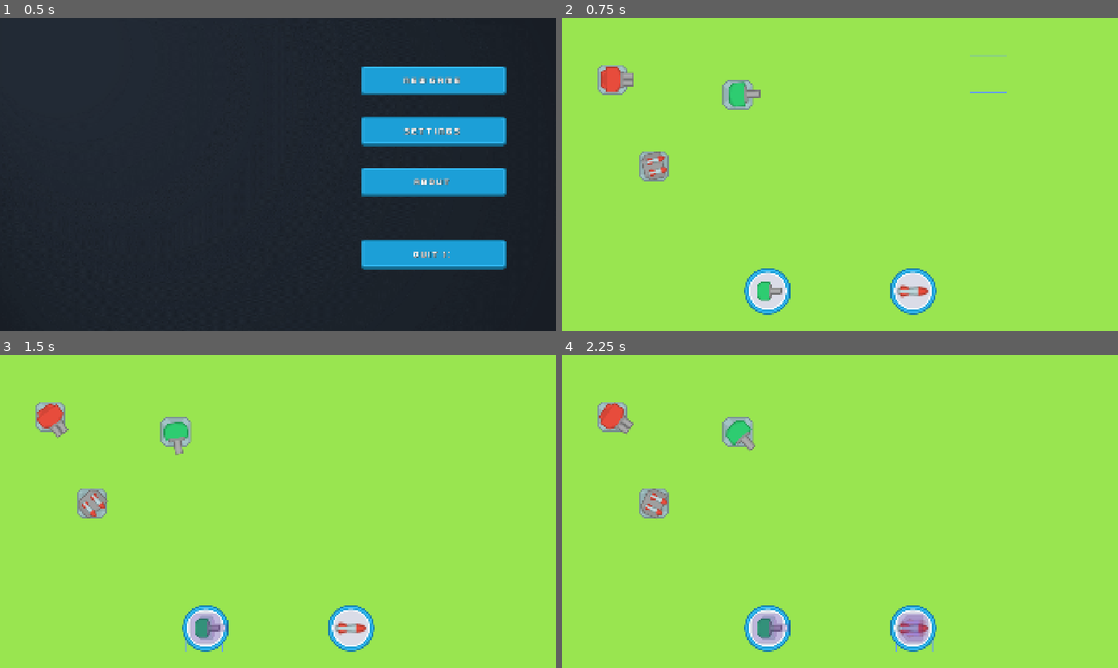
Above: before the commit, frames 1-4 (two rows, left to right).
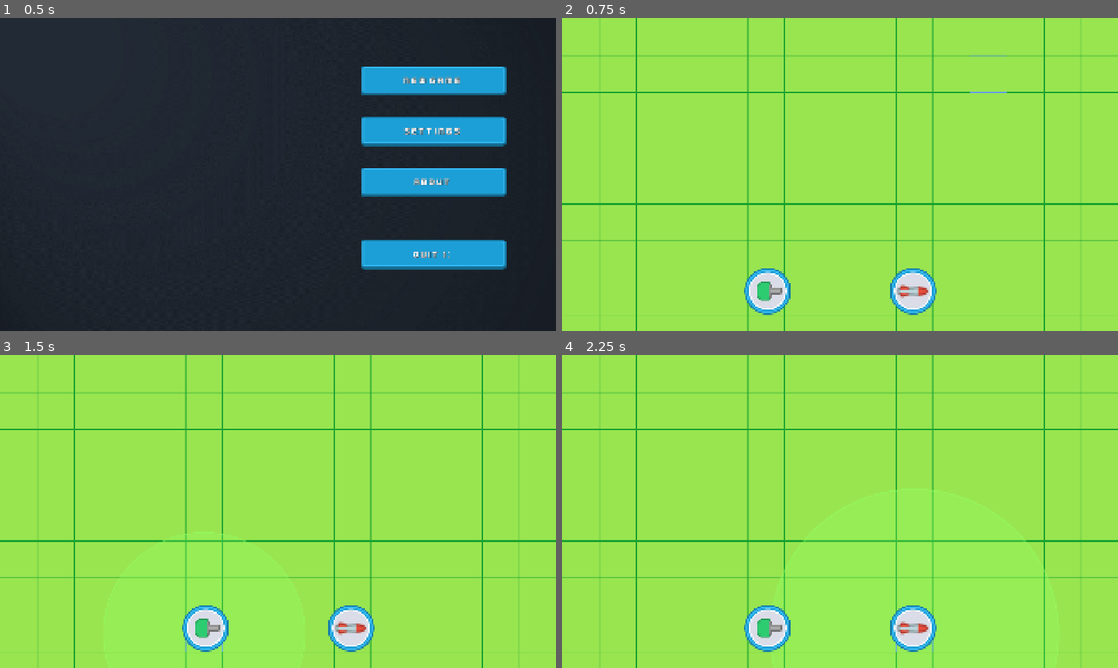
Above: after the commit, the same moments.

Repository: neoandersson321-alt/BaseBuilder-ht25-vt26
Game: Godot game, scene res://Scenes/scene_handler.tscn
The game is run twice, just before and just after one commit, with the same random seed, the same clock (stepped at 60 frames per second) and the same inputs.
Inputs (mouse positions are in pixels of both pictures, inside the frame that each line leads up to):
- Up to frame 1 (0.5 s): no input
- Up to frame 2 (0.75 s): click "New Game" at 0.5 s
- Up to frame 3 (1.5 s): click (205, 627) at 1.25 s
- Up to frame 4 (2.25 s): click (912, 627) at 2 s

Frame 1 is identical in both runs. In frame 2, 5.3% of the frame differs, in the area x 0-100%, y 0-100%; in frame 3, 5.8%; in frame 4, 6.3%.

Commit message:
fungerande tornplacing med range-indikatorer, tornen snappar till grid och de går ej att placera på varandra

Diff:
--- a/BaseBuilder/Scenes/GameScene.tscn
+++ b/BaseBuilder/Scenes/GameScene.tscn
@@ -7,10 +7,16 @@
 [ext_resource type="Script" uid="uid://dejioli3i5fyo" path="res://Scripts/ui.gd" id="3_kilg5"]
 [ext_resource type="Texture2D" uid="uid://4xvu43538p0d" path="res://Resources/Towers/towerDefense_tile251.png" id="4_jwv4s"]
 
-[node name="GameScene" type="Node2D"]
+[node name="GameScene" type="Node2D" node_paths=PackedStringArray("BaseLayer", "BuildingLayer", "OutlineLayer")]
 script = ExtResource("1_lohlh")
+BaseLayer = NodePath("GridMap/BaseLayer")
+BuildingLayer = NodePath("GridMap/BuildingLayer")
+OutlineLayer = NodePath("GridMap/OutlineLayer")
 
 [node name="GridMap" parent="." instance=ExtResource("1_jjgbg")]
+
+[node name="BuildingLayer" parent="GridMap" index="2"]
+modulate = Color(1, 1, 1, 1)
 
 [node name="UI" type="CanvasLayer" parent="."]
 script = ExtResource("3_kilg5")
@@ -22,6 +28,7 @@
 anchor_bottom = 1.0
 grow_horizontal = 2
 grow_vertical = 2
+mouse_filter = 2
 
 [node name="BuildBar" type="HBoxContainer" parent="UI/HUD"]
 custom_minimum_size = Vector2(1000, 200)
--- a/BaseBuilder/Scenes/grid_map.tscn
+++ b/BaseBuilder/Scenes/grid_map.tscn
@@ -3,9 +3,7 @@
 [ext_resource type="Script" uid="uid://b03a8t88lgck4" path="res://Scripts/tile_sets.gd" id="1_nsxs3"]
 [ext_resource type="Texture2D" uid="uid://dimd5qu6skijy" path="res://Resources/ex_tile.png" id="2_x3pud"]
 [ext_resource type="Texture2D" uid="uid://chmidepvewlcp" path="res://Resources/ex_outline.png" id="4_hkhje"]
-[ext_resource type="PackedScene" uid="uid://dm0q6hu2fwkjn" path="res://Scenes/Buildings/GunT1.tscn" id="4_p6vva"]
-[ext_resource type="PackedScene" uid="uid://i45ydlrsaqgo" path="res://Scenes/Buildings/GunT2.tscn" id="5_hkhje"]
-[ext_resource type="PackedScene" uid="uid://d1o7iy3dgp2pp" path="res://Scenes/Buildings/MissileT1.tscn" id="6_508yg"]
+[ext_resource type="Texture2D" uid="uid://d5dsdkaqpchd" path="res://Resources/transparent.png" id="4_nsxs3"]
 
 [sub_resource type="TileSetAtlasSource" id="TileSetAtlasSource_7mycd"]
 texture = ExtResource("2_x3pud")
@@ -25,25 +23,27 @@
 tile_size = Vector2i(128, 128)
 sources/0 = SubResource("TileSetAtlasSource_5vw27")
 
+[sub_resource type="TileSetAtlasSource" id="TileSetAtlasSource_x3pud"]
+texture = ExtResource("4_nsxs3")
+texture_region_size = Vector2i(128, 128)
+0:0/0 = 0
+
+[sub_resource type="TileSet" id="TileSet_p6vva"]
+tile_size = Vector2i(128, 128)
+sources/1 = SubResource("TileSetAtlasSource_x3pud")
+
 [node name="GridMap" type="Node2D"]
 script = ExtResource("1_nsxs3")
 
 [node name="BaseLayer" type="TileMapLayer" parent="."]
-unique_name_in_owner = true
 tile_set = SubResource("TileSet_272bh")
 
 [node name="OutlineLayer" type="TileMapLayer" parent="."]
-unique_name_in_owner = true
 z_index = 1
 tile_set = SubResource("TileSet_kek77")
 
+[node name="BuildingLayer" type="TileMapLayer" parent="."]
+modulate = Color(1, 1, 1, 0)
+tile_set = SubResource("TileSet_p6vva")
+
 [node name="Buildings" type="Node2D" parent="."]
-
-[node name="GunT1" parent="Buildings" instance=ExtResource("4_p6vva")]
-position = Vector2(606, 264)
-
-[node name="GunT2" parent="Buildings" instance=ExtResource("5_hkhje")]
-position = Vector2(172, 211)
-
-[node name="MissileT1" parent="Buildings" instance=ExtResource("6_508yg")]
-position = Vector2(316, 510)
--- a/BaseBuilder/Scripts/game_scene.gd
+++ b/BaseBuilder/Scripts/game_scene.gd
@@ -4,8 +4,13 @@
 
 var build_mode = false
 var build_valid = false
+var build_tile
 var build_location
 var build_type
+
+@export var BaseLayer: TileMapLayer
+@export var BuildingLayer: TileMapLayer
+@export var OutlineLayer: TileMapLayer
 
 func _ready() -> void:
 	map_node = $GridMap # ifall vi ska lägga till fler banor/genererade kartor
@@ -13,23 +18,71 @@
 	for i in get_tree().get_nodes_in_group("build_buttons"): # skapar en array med noderna i "build_buttons"
 		i.pressed.connect(initiate_build_mode.bind(i.name)) # callar ibm med namnet på i som parameter "tower_type"
 
+
 func _process(delta: float) -> void:
-	pass
+	if build_mode:
+		update_tower_preview()
+	_outline()
+
 
 func _unhandled_input(event: InputEvent) -> void:
-	pass
+	if event.is_action_released("RightClick") and build_mode:
+		cancel_build_mode()
+		print("yes")
+
+	if event.is_action_released("LeftClick") and build_mode:
+		verify_and_build()
+		cancel_build_mode()
+
 
 func initiate_build_mode(tower_type):
+	if build_mode:
+		cancel_build_mode()
 	build_type = tower_type + "T1"
 	build_mode = true
-	print(build_type)
 	$UI.set_tower_preview(build_type, get_global_mouse_position())
 
+
 func update_tower_preview():
-	pass
+	var mouse_position = get_local_mouse_position()
+	var current_tile = BuildingLayer.local_to_map(mouse_position)
+	var tile_position = BuildingLayer.map_to_local(current_tile)
+
+	# get_cell_source_id() gör att vi kan få tag på en cell, om den är tom blir resultatet == -1
+	if BuildingLayer.get_cell_source_id(current_tile) == -1: # Det vi kollar här är ifall det finns någon tile i vårat building lager
+		#for t in $GridMap/Buildings.get_children():
+			#print(t)
+			#if t.position == tile_position:
+				#$UI.update_tower_preview(tile_position, "ff2016a7")
+				#build_valid = false
+				#return
+		$UI.update_tower_preview(tile_position, "91ff63ca")
+		build_valid = true
+		build_location = tile_position
+		build_tile = current_tile
+	else: # Något finns på den tilen
+		$UI.update_tower_preview(tile_position, "ff2016a7")
+		build_valid = false
 
 func cancel_build_mode():
-	pass
+	build_mode = false
+	build_valid = false
+	$UI/BuildingPreview.free()
+	# spännande fel är tidigare, queue free fungerade ej utan free() behövdes, handlade om att vi refererar till
+	# namnet på noden i UI och då blir det skumt om man entrar build mode från build mode, nya noden hinner skapas innan
+	# den gamla togs bort
 
 func verify_and_build():
-	pass
+	if build_valid:
+		# kolla ifall spelaren har nog med resurser
+		var new_tower = load("res://Scenes/Buildings/" +build_type+ ".tscn").instantiate()
+		new_tower.position = build_location
+		$GridMap/Buildings.add_child(new_tower, true)
+		$GridMap/BuildingLayer.set_cell(build_tile, 0, Vector2i(0,0))
+
+func _outline():
+	var mouse_position = get_global_mouse_position()
+	var current_tile = BuildingLayer.local_to_map(mouse_position)
+
+	OutlineLayer.clear()
+	OutlineLayer.set_cell(current_tile, 0, Vector2i.ZERO)
--- a/BaseBuilder/Scripts/tile_sets.gd
+++ b/BaseBuilder/Scripts/tile_sets.gd
@@ -9,14 +9,11 @@
 var build_valid: bool = false
 var preview_node: Node
 
-@onready var base_layer: TileMapLayer = %BaseLayer
-@onready var outline_layer: TileMapLayer = %OutlineLayer
-
+@onready var base_layer: TileMapLayer = $BaseLayer
+@onready var outline_layer: TileMapLayer = $OutlineLayer
+@onready var building_layer: TileMapLayer = $BuildingLayer
 
 func _ready() -> void:
-
-	print("BaseLayer: ", base_layer)
-	print("OutlineLayer: ", outline_layer)
 
 	for x in range(gridsize):
 		for y in range(gridsize):
@@ -28,17 +25,6 @@
 			base_layer.set_cell(pos, 0, Vector2i(0,0), 0)
 
 
-func _process(_delta: float) -> void:
-	_outline()
-	if build_mode:
-		_change_preview_position()
-		_check_building_validity()
-
-
-func _input(event: InputEvent) -> void:
-	if event.is_action_pressed("Left_Click") and build_mode and build_valid:
-		_change_tile("BUILDING")
-		_place_building("ex_canon")
 
 	#
 	#if event.is_action_pressed("BuildMode"):
@@ -51,12 +37,6 @@
 #
 
 
-func _outline():
-	var tile = get_tile()
-
-	outline_layer.clear()
-	if Dic.has(tile):
-		outline_layer.set_cell(tile, 0, Vector2i.ZERO)
 
 
 func _change_tile(tile):
@@ -64,7 +44,7 @@
 
 
 func get_tile() -> Vector2i:
-	return Vector2i(base_layer.local_to_map(base_layer.get_local_mouse_position()))
+	return Vector2i(building_layer.local_to_map(building_layer.get_local_mouse_position()))
 
 
 
--- a/BaseBuilder/Scripts/ui.gd
+++ b/BaseBuilder/Scripts/ui.gd
@@ -1,15 +1,30 @@
 extends CanvasLayer
+
+var tower_range  = 700
 
 func set_tower_preview(tower_type, mouse_position):
 	var drag_building = load("res://Scenes/Buildings/" + tower_type + ".tscn").instantiate()
-	drag_building.set_name("Drag_building")
-	drag_building.modulate = Color("ad54ff3c")
-	drag_building.z_index = 100
+	drag_building.set_name("DragBuilding")
+	drag_building.modulate = Color("91ff63ca")
 
-	"res://Scenes/Buildings/GunT1.tscn"
+	var range_texture = Sprite2D.new()
+	range_texture.position = Vector2.ZERO
+	var scaling = GameData.tower_data[tower_type]["range"]/ 600.0 # viktigt med .0 för att få en float
+	range_texture.scale = Vector2(scaling, scaling)
+	var texture = load("res://Resources/UI/range_overlay.png")
+	range_texture.texture = texture
+	range_texture.modulate = Color("91ff63ca")
 
 	var control = Control.new()
 	control.add_child(drag_building, true)
+	control.add_child(range_texture, true)
 	control.position = mouse_position
-	control.set_name("Building_preview")
+	control.set_name("BuildingPreview")
 	add_child(control, true)
+	move_child($BuildingPreview, 0)
+
+func update_tower_preview(new_position, color):
+	$BuildingPreview.position = new_position
+	if $BuildingPreview/DragBuilding.modulate != Color(color):
+		$BuildingPreview/DragBuilding.modulate = Color(color)
+		$BuildingPreview/Sprite2D.modulate = Color(color)
--- /dev/null
+++ b/BaseBuilder/Singletons/GameData.gd
@@ -0,0 +1,13 @@
+extends Node
+
+var tower_data = {
+	"GunT1": {
+		"damage": 20,
+		"rate_of_fire": 1,
+		"range": 700.0},
+
+	"MissileT1":{
+		"damage": 100,
+		"rate_of_fire": 3,
+		"range": 1000.0},
+}
--- a/BaseBuilder/project.godot
+++ b/BaseBuilder/project.godot
@@ -16,10 +16,15 @@
 boot_splash/bg_color=Color(2.10572e-07, 0.114287, 0.157405, 1)
 config/icon="res://Resources/icon.svg"
 
+[autoload]
+
+GameData="*res://Singletons/GameData.gd"
+
 [display]
 
 window/size/viewport_width=1920
 window/size/viewport_height=1080
+window/size/mode=3
 window/stretch/mode="canvas_items"
 mouse_cursor/custom_image="uid://br51vbdewmjan"
 
@@ -29,9 +34,14 @@
 
 [input]
 
-Left_Click={
+LeftClick={
 "deadzone": 0.2,
 "events": [Object(InputEventMouseButton,"resource_local_to_scene":false,"resource_name":"","device":-1,"window_id":0,"a …(253 unchanged characters)…
+]
+}
+RightClick={
+"deadzone": 0.2,
+"events": [Object(InputEventMouseButton,"resource_local_to_scene":false,"resource_name":"","device":-1,"window_id":0,"alt_pressed":false,"shift_pressed":false,"ctrl_pressed":false,"meta_pressed":false,"button_mask":2,"position":Vector2(182, 11),"global_position":Vector2(191, 59),"factor":1.0,"button_index":2,"canceled":false,"pressed":true,"double_click":false,"script":null)
 ]
 }
 w={
Binary file added: BaseBuilder/Resources/UI/range_overlay.png
Not shown, added: BaseBuilder/Resources/UI/range_overlay.png.import
Binary file changed: BaseBuilder/Resources/ex_tile.png
Binary file added: BaseBuilder/Resources/transparent.png
Not shown, added: BaseBuilder/Resources/transparent.png.import
Not shown, added: BaseBuilder/Singletons/GameData.gd.uid
